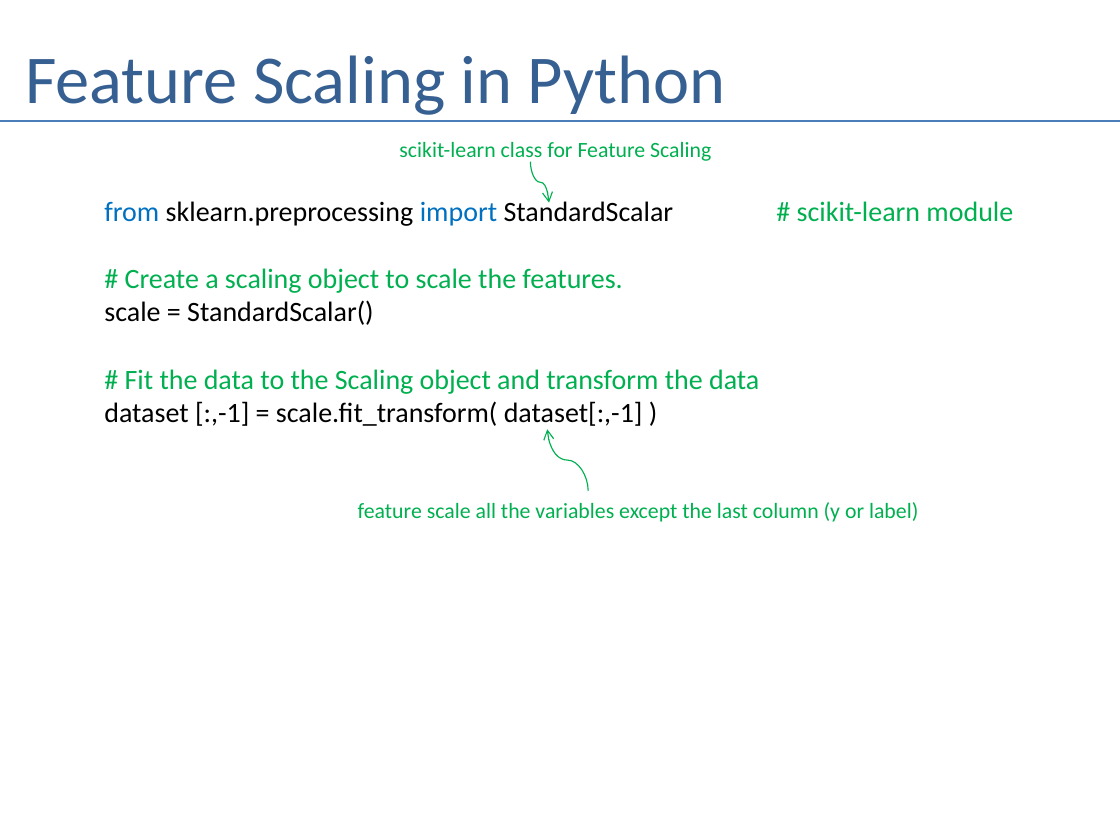
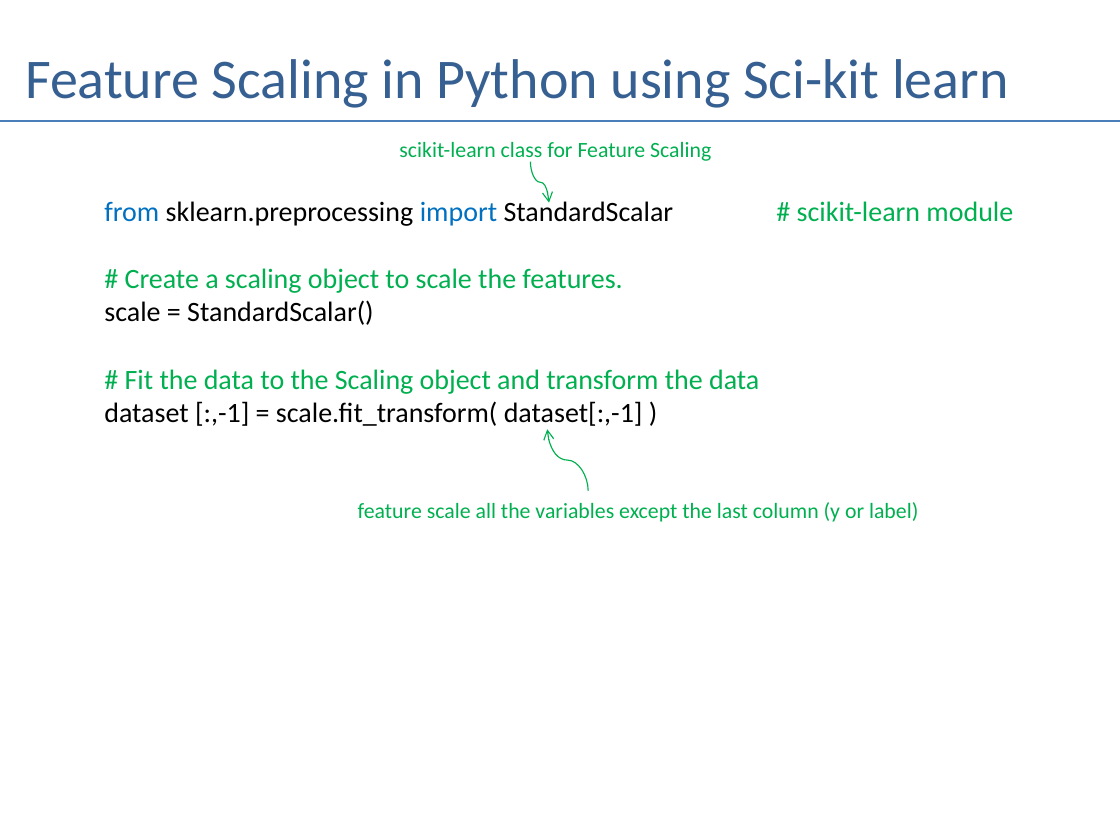
Before and after one commit to andrewferlitsch/Portland-Data-Science-Group, a slide deck: slide 16 of Presentations/ML Dataset Preparation.pptx. Drawn at 1120x840 pixels with LibreOffice and Linux fonts; fonts in the diff are those of the drawing. Boxes give left, top, right and bottom in pixels: in the first picture for what was removed or moved away, otherwise in the second. Text is boxed around its words. In the diff, an @@ line names an element or a change of style, - is before the commit and + after.

Commit message:
add lambda method of scaling

```diff
--- a/Presentations/ML Dataset Preparation.pptx
+++ b/Presentations/ML Dataset Preparation.pptx
@@ title at (25, 59, 1008, 108): text changed; size 44 to 36 pt @@
-Feature Scaling in Python
+Feature Scaling in Python using Sci-kit learn
```
Also in this commit, not shown: 1 slide added.
